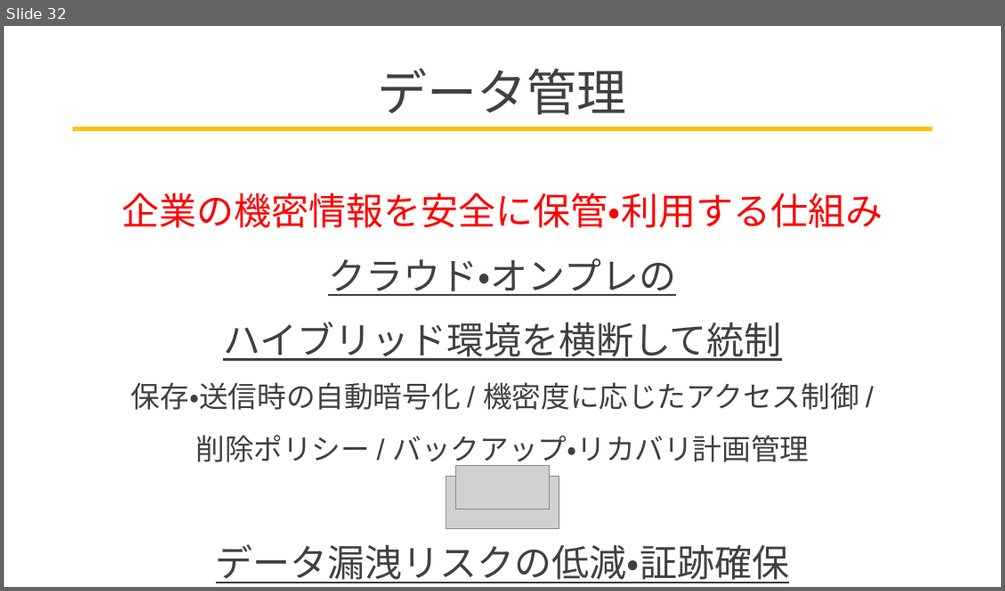
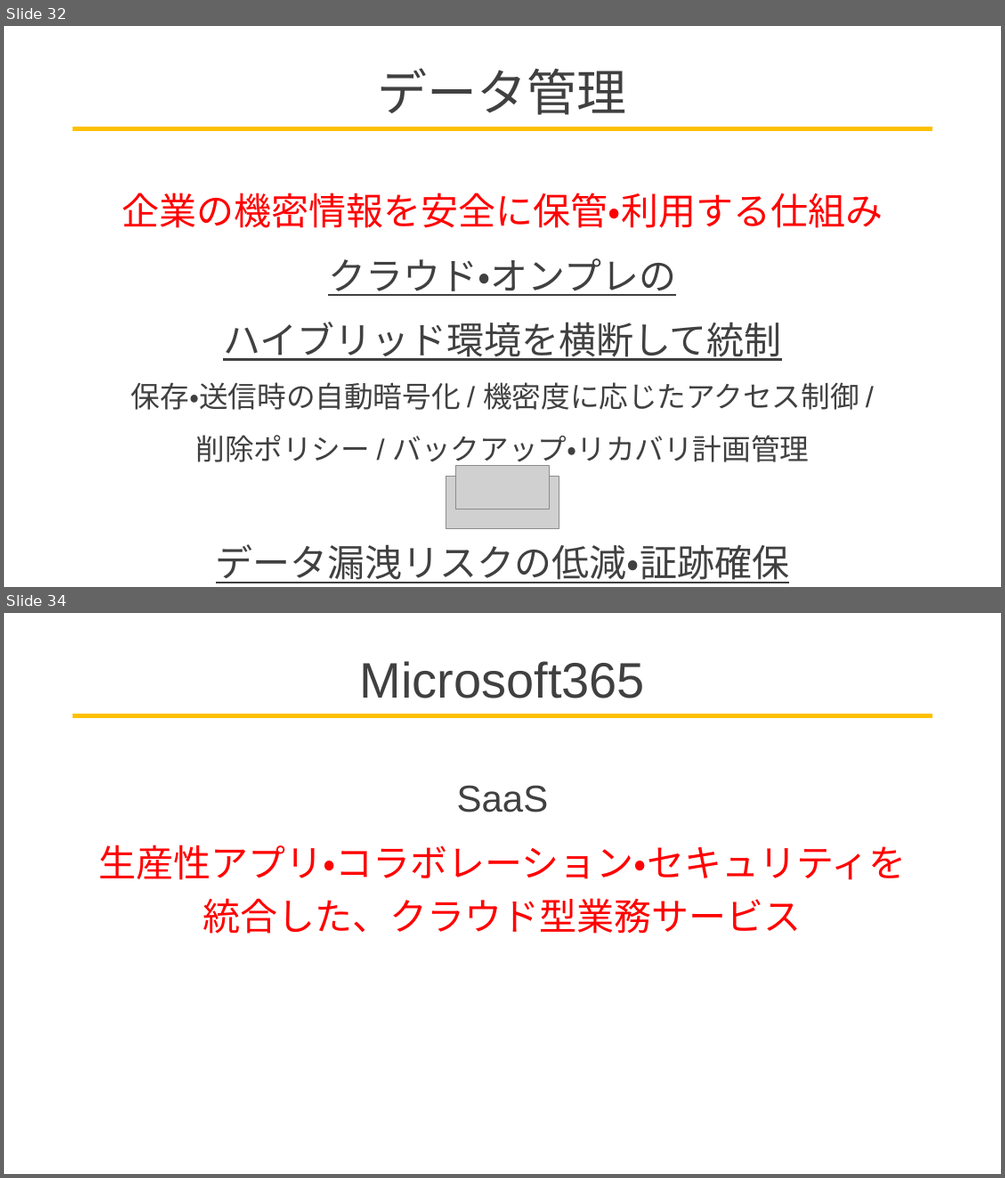
Before and after one commit to AeolusSoul/memo, a slide deck: 1-MSとは.pptx. Shown one above the other, each under a label of ours: slide 32 before the commit, slides 32 and 34 after it; the slides between them are not shown. The pictures are 1005x591 and 1005x1178 pixels, drawn with LibreOffice and Linux fonts; fonts in the diff are those of the drawing; grey boxes stand for pictures. Boxes give left, top, right and bottom in pixels: in the first picture for what was removed or moved away, otherwise in the second. Text is boxed around its words. In the diff, an @@ line names an element or a change of style, - is before the commit and + after.

```diff
--- a/1-MSとは.pptx
+++ b/1-MSとは.pptx
@@ slide 34 added at [4,613,1001,1174], background #FFFFFF; not listed: 1 template element that a slide beside it also shows @@
@@ title added at [360,661,645,698], 48 pt, text #404040 @@
+Microsoft365
@@ text added at [98,785,906,933], 36 pt, text #FF0000 @@
+SaaS
+生産性アプリ・コラボレーション・セキュリティを統合した、クラウド型業務サービス
```
Also in this commit, not shown: 3 slides changed, 19 other slides added, 1 slide removed.
